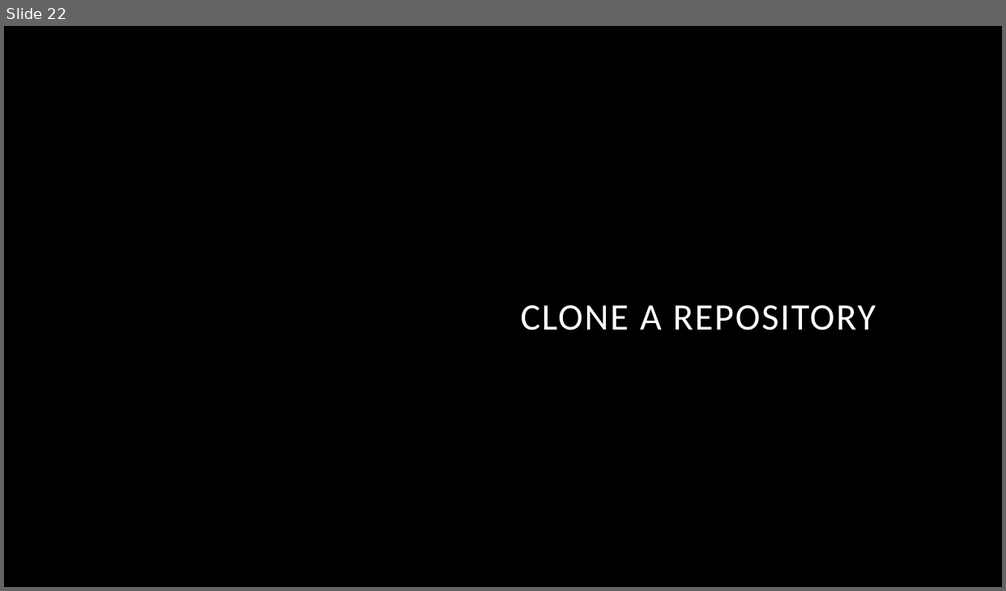
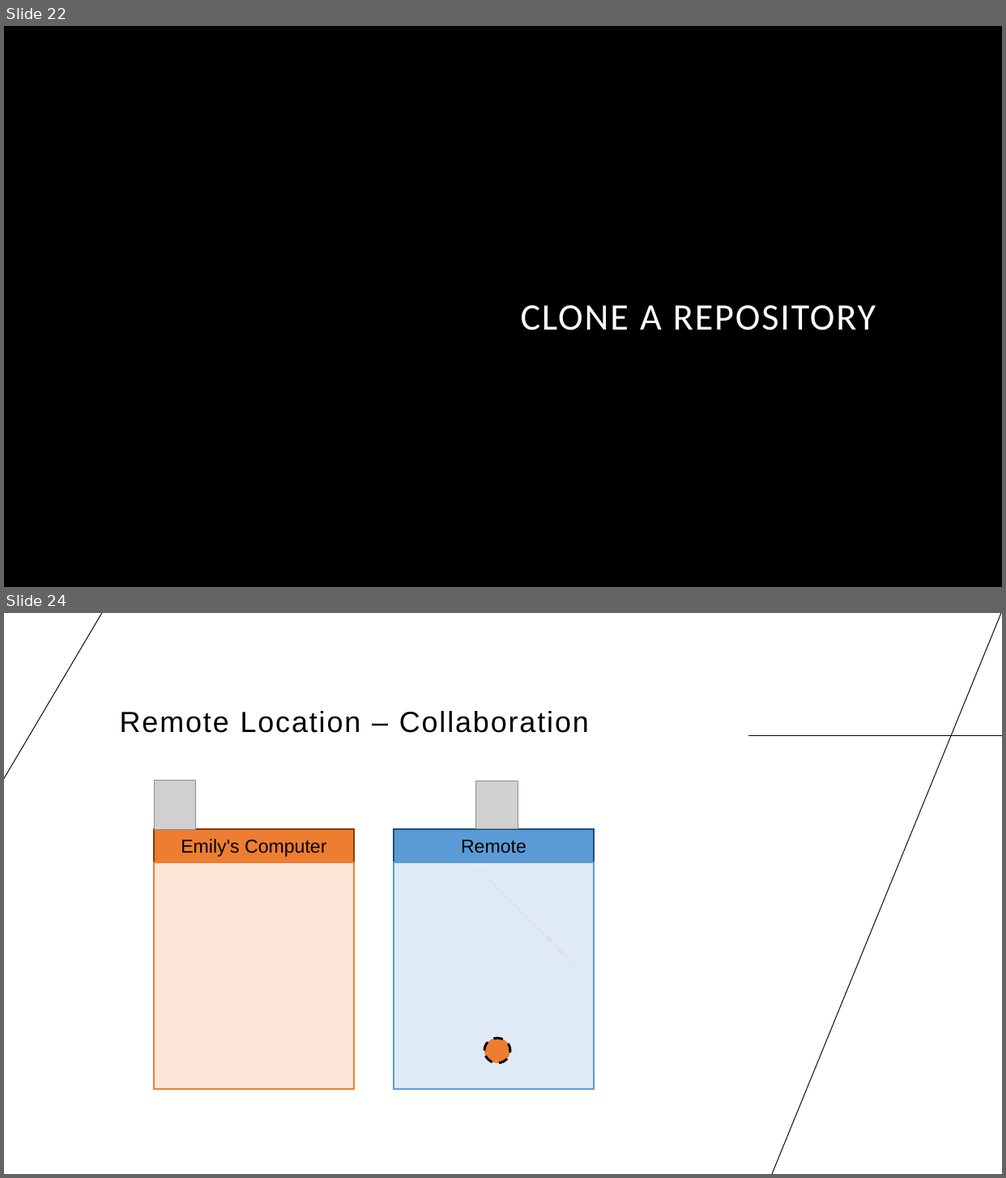
Before and after one commit to cassandra-hui/GitHub-Workshop, a slide deck: Day_1.pptx. Shown one above the other, each under a label of ours: slide 22 before the commit, slides 22 and 24 after it; the slides between them are not shown. The pictures are 1006x591 and 1006x1178 pixels, drawn with LibreOffice and Linux fonts; fonts in the diff are those of the drawing; grey boxes stand for pictures; background and template pictures are left out. Boxes give left, top, right and bottom in pixels: in the first picture for what was removed or moved away, otherwise in the second. Text is boxed around its words. In the diff, an @@ line names an element or a change of style, - is before the commit and + after.

```diff
--- a/Day_1.pptx
+++ b/Day_1.pptx
@@ slide 24 added at bbox=[4, 613, 1002, 1174], background #FFFFFF @@
@@ line added from (4, 778) to (103, 613), #000000 0.75 pt @@
@@ line added from (1002, 613) to (772, 1174), #000000 0.75 pt @@
@@ title added at bbox=[120, 711, 589, 733], 28 pt, text #000000 @@
+Remote Location – Collaboration
@@ line added from (749, 736) to (1002, 736), #000000 0.75 pt @@
@@ picture added at bbox=[154, 781, 196, 829] @@
@@ picture added at bbox=[476, 781, 518, 828] @@
@@ rectangle added at bbox=[154, 829, 354, 862], fill #ED7D31, outline #843C0B 2 pt, 18 pt, text #000000 @@
+Emily's Computer
@@ rectangle added at bbox=[394, 829, 594, 862], fill #5B9BD5, outline #1F4E79 2 pt, 18 pt, text #000000 @@
+Remote
@@ rectangle added at bbox=[154, 862, 354, 1089], fill #FBE5D6, outline #ED7D31 2 pt @@
@@ rectangle added at bbox=[394, 862, 594, 1089], fill #DEEBF7, outline #5B9BD5 2 pt @@
@@ arrow added from (477, 868) to (552, 943), #E4E1DA 0.75 pt @@
@@ arrow added from (489, 879) to (564, 954), #E4E1DA 0.75 pt @@
@@ line added from (501, 892) to (576, 966), #E4E1DA 0.75 pt @@
@@ ellipse added at bbox=[484, 1038, 511, 1063], fill #ED7D31, outline #000000 2.25 pt dashed @@
```
Also in this commit, not shown: 8 slides changed, 15 other slides added, 1 other file.
